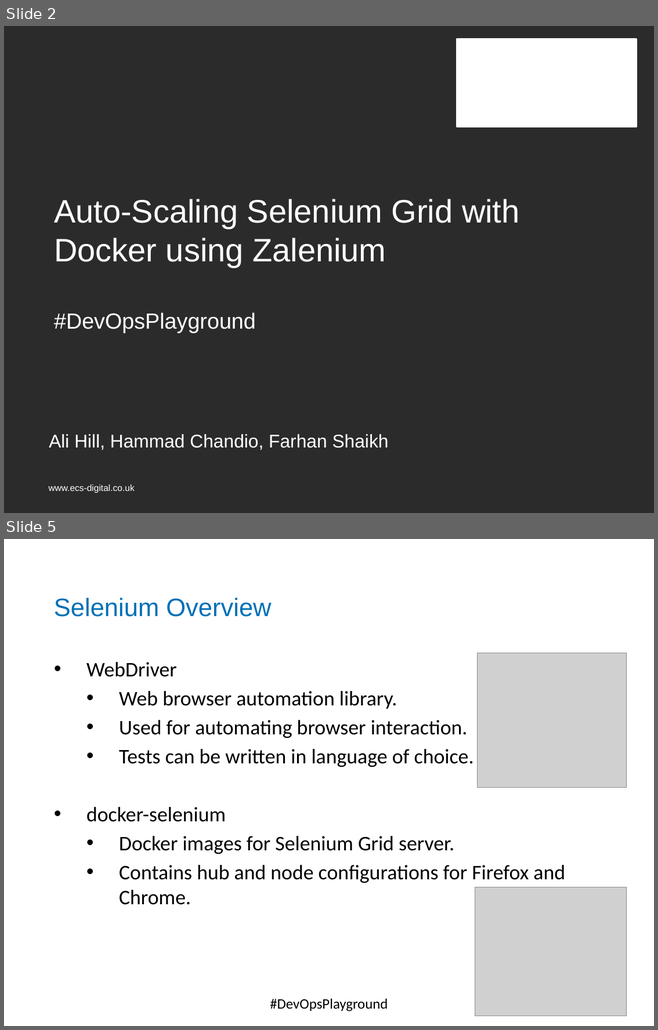
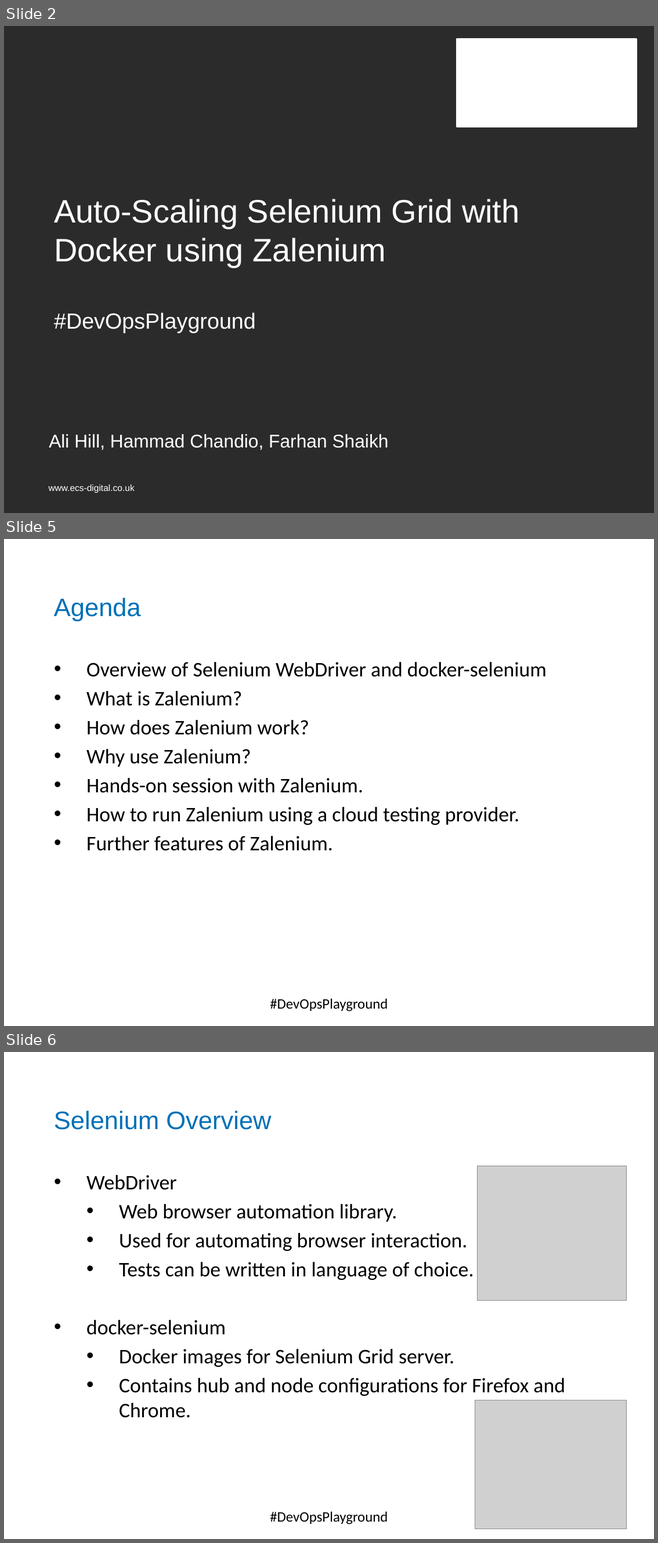
Before and after one commit to DevOpsPlayground/Hands-on-with-Selenium-Auto-Scaling-using-Docker-and-Zalenium, a slide deck: ECS_Digital_Template.pptx. Shown one above the other, each under a label of ours: slides 2 and 5 before the commit, slides 2, 5 and 6 after it; the slides between them are not shown. The pictures are 658x1030 and 658x1543 pixels, drawn with LibreOffice and Linux fonts; fonts in the diff are those of the drawing; grey boxes stand for pictures; background and template pictures are left out; a plain dark background stands for a picture behind light text. Boxes give left, top, right and bottom in pixels: in the first picture for what was removed or moved away, otherwise in the second. Text is boxed around its words. In the diff, an @@ line names an element or a change of style, - is before the commit and + after.

```diff
--- a/ECS_Digital_Template.pptx
+++ b/ECS_Digital_Template.pptx
@@ slide 5 added at (x1=4, y1=539, x2=654, y2=1026), background #FFFFFF; not listed: 1 template element that a slide beside it also shows @@
@@ text added at (x1=54, y1=598, x2=141, y2=621), 28 pt, text #0070B7 @@
+Agenda
@@ text added at (x1=86, y1=662, x2=546, y2=851), 23 pt, text #000000 @@
+• Overview of Selenium WebDriver and docker-selenium
+• What is Zalenium?
+• How does Zalenium work?
+• Why use Zalenium?
+• Hands-on session with Zalenium.
+• How to run Zalenium using a cloud testing provider.
+• Further features of Zalenium.
@@ text added at (x1=270, y1=998, x2=387, y2=1012), 16 pt, text #000000 @@
+#DevOpsPlayground
@@ what was slide 5 is now slide 6 @@
```
Also in this commit, not shown: 5 slides changed.
